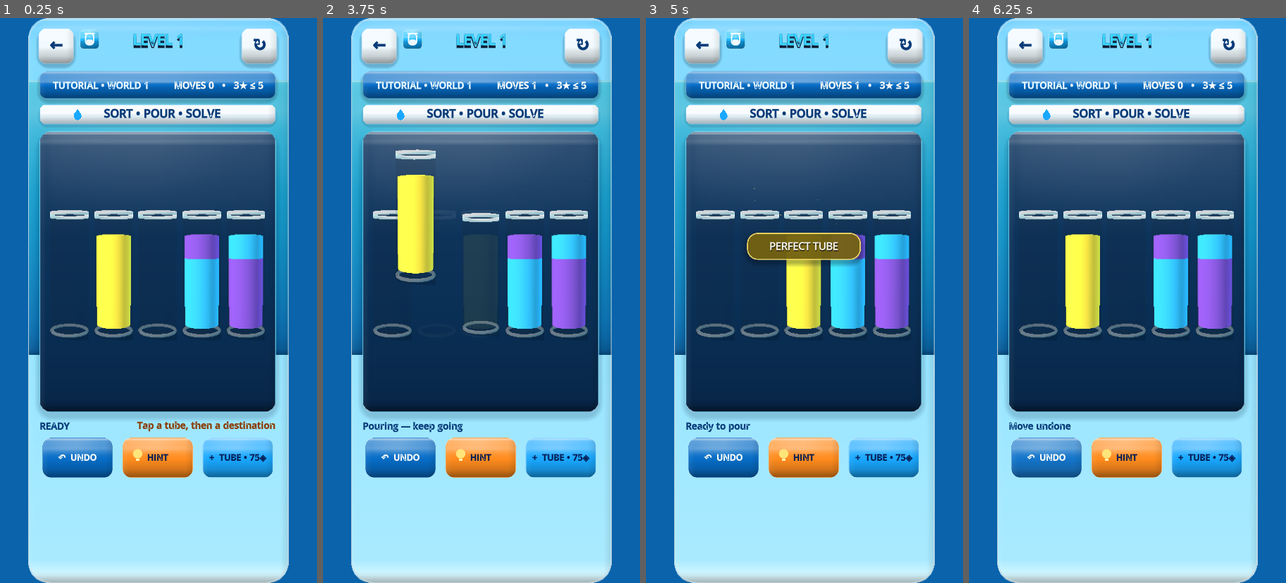
Above: before the commit, frames 1-4 (left to right).
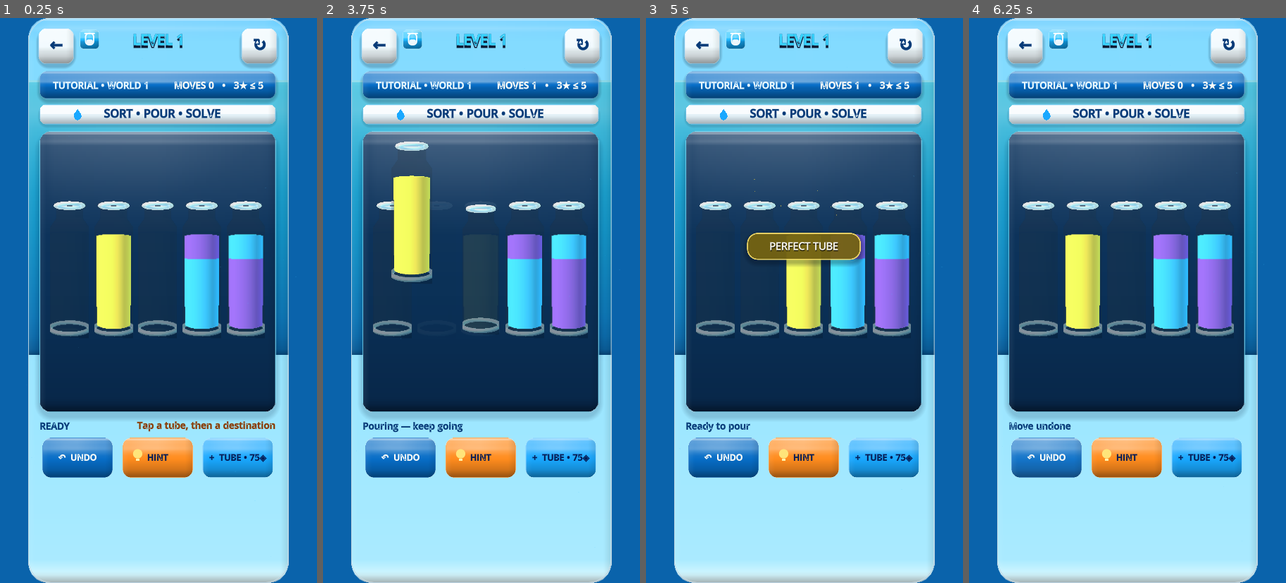
Above: after the commit, the same moments.

Repository: eghosa001/unjam
Game: Godot game, scene res://scenes/WaterSort.tscn
The game is run twice, just before and just after one commit, with the same random seed, the same clock (stepped at 60 frames per second) and the same inputs. This scene is started directly instead of the project's main scene.
Inputs (mouse positions are in pixels of both pictures, inside the frame that each line leads up to):
- Up to frame 1 (0.25 s): no input
- Up to frame 2 (3.75 s): click "←" at 0.5 s; click "↻" at 1.25 s; click (392, 272) at 2.02 s; click (437, 272) at 2.77 s; click (481, 272) at 3.52 s
- Up to frame 3 (5 s): click (848, 272) at 4.27 s
- Up to frame 4 (6.25 s): click (1216, 272) at 5.02 s; click "↶ UNDO" at 5.75 s

The runs differ from the first frame. In frame 1, 2.4% of the frame differs, in the area x 15-84%, y 32-57%; in frame 2, 3.2%, in the area x 15-84%, y 21-57%; in frame 3, 2.4%; in frame 4, 2.4%.

Commit message:
polish: model Water bottles with true 3D shoulders and necks

Diff:
--- a/scripts/ui/water_tube_3d_motion.gd
+++ b/scripts/ui/water_tube_3d_motion.gd
@@ -1,5 +1,17 @@
 extends "res://scripts/ui/water_tube_reference_motion.gd"
 class_name WaterTube3DMotion
+
+const GLASS_BODY_RADIUS := 0.65
+const GLASS_BODY_HEIGHT := 2.72
+const GLASS_BODY_CENTER_Y := -0.18
+const GLASS_SHOULDER_HEIGHT := 0.38
+const GLASS_SHOULDER_CENTER_Y := 1.37
+const GLASS_NECK_RADIUS := 0.38
+const GLASS_NECK_HEIGHT := 0.36
+const GLASS_NECK_CENTER_Y := 1.74
+const GLASS_MOUTH_Y := 1.92
+const GLASS_MOUTH_RADIUS := 0.40
+const GLASS_BASE_Y := -1.54
 
 # Real 3D presentation layered under the existing authoritative Water Sort
 # control. The SubViewport is one-shot while idle; pour progress explicitly
@@ -127,57 +139,117 @@
 	_build_liquid_meniscus_3d()
 
 func _build_glass_3d() -> void:
-	var glass_mesh := CylinderMesh.new()
-	glass_mesh.top_radius = 0.62
-	glass_mesh.bottom_radius = 0.54
-	glass_mesh.height = 3.32
-	glass_mesh.radial_segments = 24
-	glass_mesh.cap_top = false
-	glass_mesh.cap_bottom = true
-	var glass := MeshInstance3D.new()
-	glass.name = "OpenTopGlass"
-	glass.mesh = glass_mesh
-	glass.material_override = _material_3d(Color(0.82, 0.97, 1.0, 0.11), 0.0, 0.045)
-	stage_3d.add_child(glass)
+	# Premium bottle silhouette built from real geometry: broad body, tapered
+	# shoulder and narrow neck. This replaces the old single tapered cylinder
+	# that was technically 3D but still read as a test tube on the phone.
+	var glass_material := _material_3d(Color(0.78, 0.95, 1.0, 0.16), 0.0, 0.035)
+	var shoulder_material := _material_3d(Color(0.84, 0.98, 1.0, 0.18), 0.0, 0.030)
+
+	var body_mesh := CylinderMesh.new()
+	body_mesh.top_radius = GLASS_BODY_RADIUS
+	body_mesh.bottom_radius = GLASS_BODY_RADIUS * 0.96
+	body_mesh.height = GLASS_BODY_HEIGHT
+	body_mesh.radial_segments = 32
+	body_mesh.cap_top = false
+	body_mesh.cap_bottom = true
+	var body := MeshInstance3D.new()
+	body.name = "BottleBody3D"
+	body.mesh = body_mesh
+	body.position.y = GLASS_BODY_CENTER_Y
+	body.material_override = glass_material
+	stage_3d.add_child(body)
+
+	var shoulder_mesh := CylinderMesh.new()
+	shoulder_mesh.top_radius = GLASS_NECK_RADIUS
+	shoulder_mesh.bottom_radius = GLASS_BODY_RADIUS
+	shoulder_mesh.height = GLASS_SHOULDER_HEIGHT
+	shoulder_mesh.radial_segments = 32
+	shoulder_mesh.cap_top = false
+	shoulder_mesh.cap_bottom = false
+	var shoulder := MeshInstance3D.new()
+	shoulder.name = "BottleShoulder3D"
+	shoulder.mesh = shoulder_mesh
+	shoulder.position.y = GLASS_SHOULDER_CENTER_Y
+	shoulder.material_override = shoulder_material
+	stage_3d.add_child(shoulder)
+
+	var neck_mesh := CylinderMesh.new()
+	neck_mesh.top_radius = GLASS_NECK_RADIUS
+	neck_mesh.bottom_radius = GLASS_NECK_RADIUS
+	neck_mesh.height = GLASS_NECK_HEIGHT
+	neck_mesh.radial_segments = 28
+	neck_mesh.cap_top = false
+	neck_mesh.cap_bottom = false
+	var neck := MeshInstance3D.new()
+	neck.name = "BottleNeck3D"
+	neck.mesh = neck_mesh
+	neck.position.y = GLASS_NECK_CENTER_Y
+	neck.material_override = shoulder_material
+	stage_3d.add_child(neck)
 
 	var rim_mesh := TorusMesh.new()
-	rim_mesh.inner_radius = 0.56
-	rim_mesh.outer_radius = 0.68
-	rim_mesh.rings = 16
-	rim_mesh.ring_segments = 6
+	rim_mesh.inner_radius = GLASS_MOUTH_RADIUS * 0.82
+	rim_mesh.outer_radius = GLASS_MOUTH_RADIUS * 1.12
+	rim_mesh.rings = 20
+	rim_mesh.ring_segments = 8
 	var rim := MeshInstance3D.new()
-	rim.name = "OpenGlassRim"
+	rim.name = "BottleMouthRim3D"
 	rim.mesh = rim_mesh
-	rim.position.y = 1.66
-	rim.material_override = _material_3d(Color(0.92, 0.995, 1.0, 0.90), 0.0, 0.045)
+	rim.position.y = GLASS_MOUTH_Y
+	rim.material_override = _material_3d(Color(0.94, 0.998, 1.0, 0.94), 0.0, 0.028)
 	stage_3d.add_child(rim)
 
+	var inner_rim_mesh := TorusMesh.new()
+	inner_rim_mesh.inner_radius = GLASS_MOUTH_RADIUS * 0.68
+	inner_rim_mesh.outer_radius = GLASS_MOUTH_RADIUS * 0.84
+	inner_rim_mesh.rings = 18
+	inner_rim_mesh.ring_segments = 7
+	var inner_rim := MeshInstance3D.new()
+	inner_rim.name = "BottleInnerRim3D"
+	inner_rim.mesh = inner_rim_mesh
+	inner_rim.position.y = GLASS_MOUTH_Y - 0.015
+	inner_rim.material_override = _material_3d(Color(0.35, 0.78, 1.0, 0.42), 0.0, 0.040)
+	stage_3d.add_child(inner_rim)
+
 	var base_mesh := TorusMesh.new()
-	base_mesh.inner_radius = 0.47
-	base_mesh.outer_radius = 0.57
-	base_mesh.rings = 14
-	base_mesh.ring_segments = 6
+	base_mesh.inner_radius = GLASS_BODY_RADIUS * 0.78
+	base_mesh.outer_radius = GLASS_BODY_RADIUS * 0.98
+	base_mesh.rings = 18
+	base_mesh.ring_segments = 7
 	var base_rim := MeshInstance3D.new()
+	base_rim.name = "BottleBaseRim3D"
 	base_rim.mesh = base_mesh
-	base_rim.position.y = -1.61
-	base_rim.material_override = _material_3d(Color(0.80, 0.96, 1.0, 0.56), 0.0, 0.065)
+	base_rim.position.y = GLASS_BASE_Y
+	base_rim.material_override = _material_3d(Color(0.72, 0.94, 1.0, 0.62), 0.0, 0.050)
 	stage_3d.add_child(base_rim)
 
-	# The glass gets its depth from the real cylindrical geometry, rim, clearcoat
-	# and lighting. Avoid vertical white bars: on a small phone they read as
-	# artificial divider lines rather than premium reflections.
+	# A thin transparent inset shell gives visible wall thickness around coloured
+	# liquid without drawing a fake vertical highlight stripe.
+	var inner_shell_mesh := CylinderMesh.new()
+	inner_shell_mesh.top_radius = GLASS_BODY_RADIUS * 0.84
+	inner_shell_mesh.bottom_radius = GLASS_BODY_RADIUS * 0.82
+	inner_shell_mesh.height = GLASS_BODY_HEIGHT - 0.10
+	inner_shell_mesh.radial_segments = 28
+	inner_shell_mesh.cap_top = false
+	inner_shell_mesh.cap_bottom = false
+	var inner_shell := MeshInstance3D.new()
+	inner_shell.name = "BottleInnerWall3D"
+	inner_shell.mesh = inner_shell_mesh
+	inner_shell.position.y = GLASS_BODY_CENTER_Y
+	inner_shell.material_override = _material_3d(Color(0.24, 0.70, 0.92, 0.055), 0.0, 0.055)
+	stage_3d.add_child(inner_shell)
 
 	var shadow_mesh := CylinderMesh.new()
-	shadow_mesh.top_radius = 0.72
-	shadow_mesh.bottom_radius = 0.72
+	shadow_mesh.top_radius = 0.76
+	shadow_mesh.bottom_radius = 0.76
 	shadow_mesh.height = 0.025
-	shadow_mesh.radial_segments = 24
+	shadow_mesh.radial_segments = 28
 	var contact_shadow := MeshInstance3D.new()
 	contact_shadow.name = "TubeContactShadow"
 	contact_shadow.mesh = shadow_mesh
-	contact_shadow.position = Vector3(0.10, -1.77, -0.08)
-	contact_shadow.scale = Vector3(1.0, 1.0, 0.52)
-	contact_shadow.material_override = _material_3d(Color(0.02, 0.15, 0.28, 0.20), 0.0, 0.18)
+	contact_shadow.position = Vector3(0.10, GLASS_BASE_Y - 0.16, -0.08)
+	contact_shadow.scale = Vector3(1.0, 1.0, 0.50)
+	contact_shadow.material_override = _material_3d(Color(0.02, 0.15, 0.28, 0.22), 0.0, 0.18)
 	stage_3d.add_child(contact_shadow)
 
 func _build_liquid_materials_3d() -> void:
@@ -323,7 +395,7 @@
 	# Project the actual 3D opening center instead of reusing the retired 2D
 	# bottle rectangle. This keeps the incoming stream glued to the rendered rim
 	# across responsive tube sizes and SubViewport stretching.
-	return _project_rim_point(Vector3(0.0, 1.66, 0.0))
+	return _project_rim_point(Vector3(0.0, GLASS_MOUTH_Y, 0.0))
 
 func visual_pour_rim_local(direction: float) -> Vector2:
 	# Find the left/right screen edge of the real 3D torus rim. Camera perspective
@@ -335,7 +407,7 @@
 	var best := visual_receive_rim_local()
 	for i in range(24):
 		var angle := TAU * float(i) / 24.0
-		var rim_3d := Vector3(cos(angle) * 0.62, 1.66, sin(angle) * 0.62)
+		var rim_3d := Vector3(cos(angle) * GLASS_MOUTH_RADIUS, GLASS_MOUTH_Y, sin(angle) * GLASS_MOUTH_RADIUS)
 		var projected := _project_rim_point(rim_3d)
 		if (want_right and projected.x > best.x) or (not want_right and projected.x < best.x):
 			best = projected
